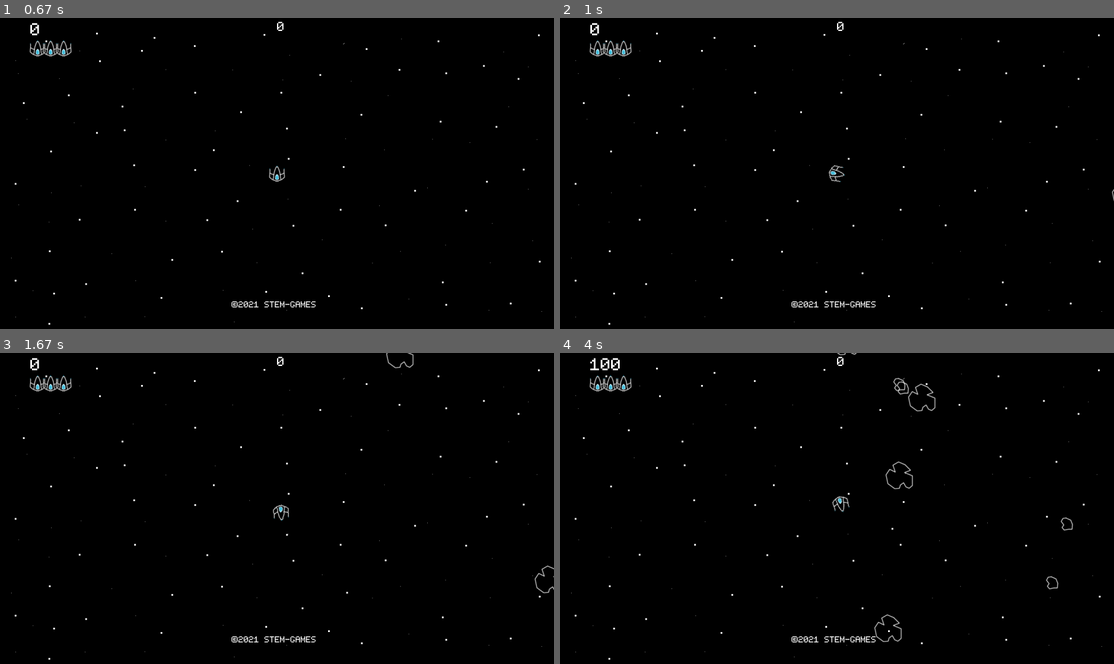
Above: before the commit, frames 1-4 (two rows, left to right).
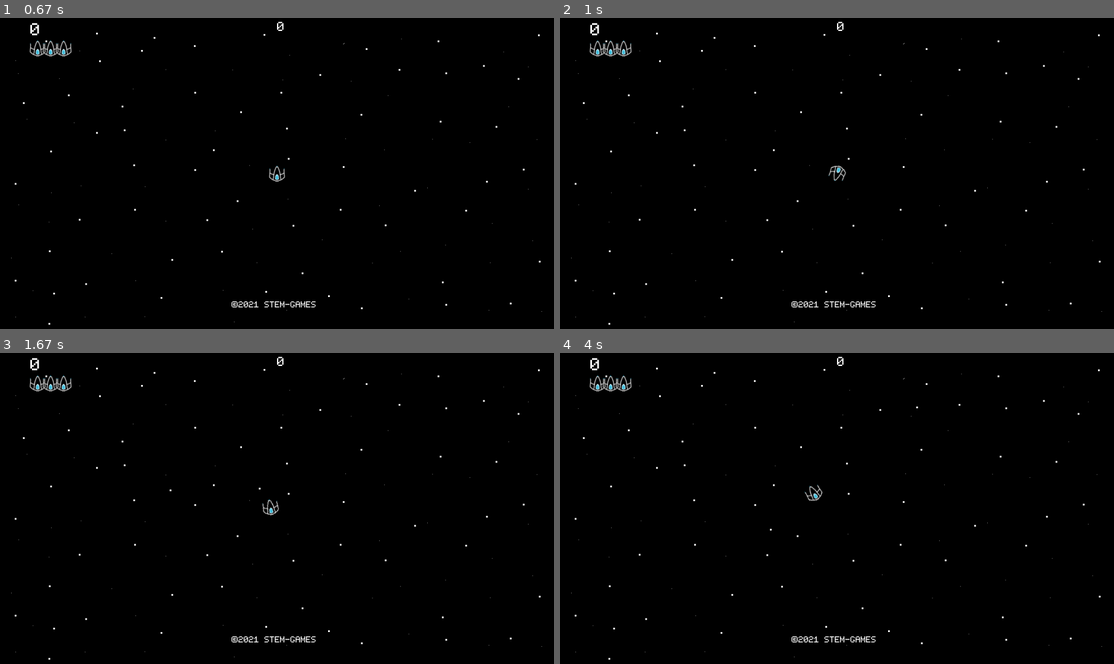
Above: after the commit, the same moments.

Repository: LUDUSLab/stem-games
Game: pygame game, started from AsteroidsEquipe1/main.py
Same seed, same stepped clock (60 frames per second), same inputs: the game is played once before the commit and once after it.
Inputs:
- Up to frame 1 (0.67 s): tap Enter at 0.33 s
- Up to frame 2 (1 s): hold D from 0.67 s (still down)
- Up to frame 3 (1.67 s): release D at 1.13 s; hold W 1.22-1.52 s; tap Space at 1.28, 1.62 s; hold D from 1.55 s (still down)
- Up to frame 4 (4 s): tap Space at 1.92, 2.12, 2.42, 2.68, 2.98, 3.12, 3.52, 3.82 s; release D at 2.02 s; hold A 2.05-2.58 s; hold A 2.62-3.02 s; hold W 3.05-3.42 s; hold D from 3.45 s (still down)

Frame 1 is identical in both runs. In frame 2, 0.1% of the frame differs, in the area x 48-100%, y 47-59%; in frame 3, 0.2%; in frame 4, 0.7%, in the area x 5-93%, y 0-94%.

Commit message:
acceleration added

Diff:
--- a/AsteroidsEquipe1/game.py
+++ b/AsteroidsEquipe1/game.py
@@ -54,7 +54,6 @@
 
         while self.__ON:
             game_clock.tick(60)
-            backgroundSound.play()
 
             self.__keys = pygame.key.get_pressed()
 
@@ -68,12 +67,7 @@
                     self.player.right()
 
                 if self.__keys[pygame.K_w]:
-                    self.player.acceleration()
-
                     self.player.forward()
-
-                if not self.__keys[pygame.K_w]:
-                    self.player.non_acceleration()
 
                 for event in pygame.event.get():
                     if event.type == pygame.QUIT:
@@ -92,7 +86,7 @@
 
                 self.__time += 1
 
-                self.factoryAsteroids.create(self.asteroids, self.__time)
+                # self.factoryAsteroids.create(self.asteroids, self.__time)
                 self.factoryAliens.create(self.smallAlien, self.bigAlien, self.__time)
 
                 GameAsteroids.moves(self)
--- a/AsteroidsEquipe1/player.py
+++ b/AsteroidsEquipe1/player.py
@@ -11,16 +11,19 @@
         self.x = sw // 2
         self.y = sh // 2
         self.angle = 0
-        self.a = 0
         self.rotate = pygame.transform.rotate(self.img, self.angle)
         self.rotateRect = self.rotate.get_rect()
         self.rotateRect.center = (self.x, self.y)
         self.cos = math.cos(math.radians(self.angle + 90))
         self.sin = math.sin(math.radians(self.angle + 90))
+
+        self.dx = self.cos
+        self.dy = self.sin
+
         self.head = (self.x + self.cos * self.w // 2, self.y - self.sin * self.h // 2)
 
     def left(self):
-        self.angle += 5
+        self.angle += 10
         self.rotate = pygame.transform.rotate(self.img, self.angle)
         self.rotateRect = self.rotate.get_rect()
         self.rotateRect.center = (self.x, self.y)
@@ -29,7 +32,7 @@
         self.head = (self.x + self.cos * self.w // 2, self.y - self.sin * self.h // 2)
 
     def right(self):
-        self.angle -= 5
+        self.angle -= 10
         self.rotate = pygame.transform.rotate(self.img, self.angle)
         self.rotateRect = self.rotate.get_rect()
         self.rotateRect.center = (self.x, self.y)
@@ -38,14 +41,19 @@
         self.head = (self.x + self.cos * self.w // 2, self.y - self.sin * self.h // 2)
 
     def forward(self):
-        self.x += self.cos * self.a
-        self.y -= self.sin * self.a
+        self.x += self.dx * 0.1
+        self.y -= self.dy * 0.1
         self.rotate = pygame.transform.rotate(self.img, self.angle)
         self.rotateRect = self.rotate.get_rect()
         self.rotateRect.center = (self.x, self.y)
         self.cos = math.cos(math.radians(self.angle + 90))
         self.sin = math.sin(math.radians(self.angle + 90))
+        self.dx += self.cos
+        self.dy += self.sin
         self.head = (self.x + self.cos * self.w // 2, self.y - self.sin * self.h // 2)
+
+    def acceleration_x(self):
+        pass
 
     def outside(self):
         if self.x > sw + 50:
@@ -57,20 +65,6 @@
         elif self.y > sh + 50:
             self.y = 0
 
-    def acceleration(self):
-        if self.a < 10:
-            self.a += 0.08
-
-        else:
-            self.a = 10
-
-    def non_acceleration(self):
-        if self.a > 0:
-            self.a -= 0.08
-
-        else:
-            self.a = 0.08
-
     def destroy(self):
         self.x = sw // 2
         self.y = sh // 2
